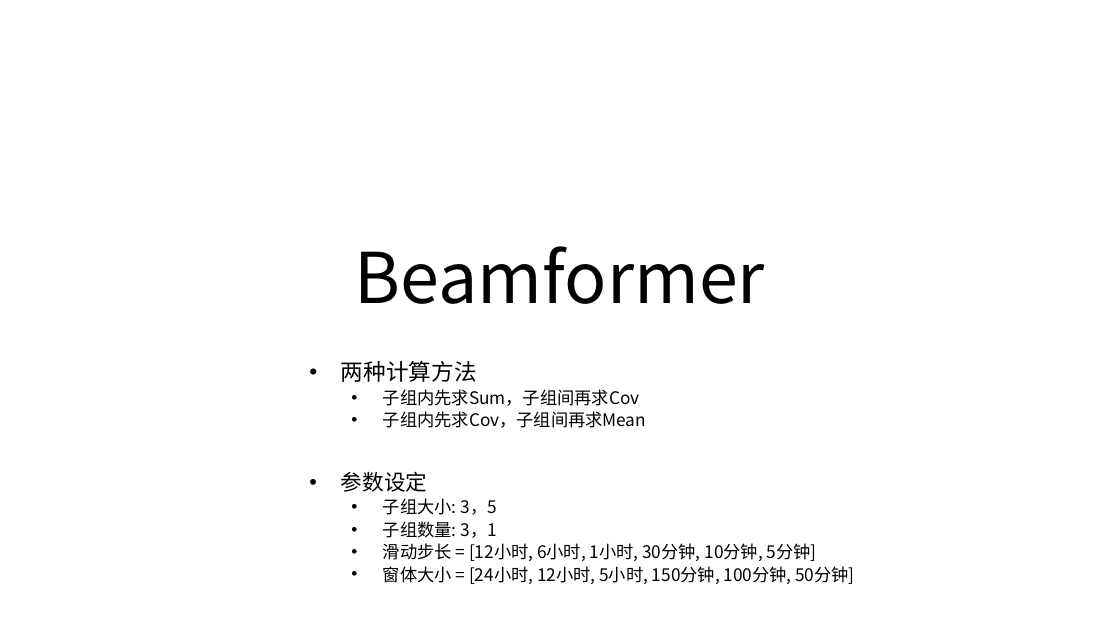
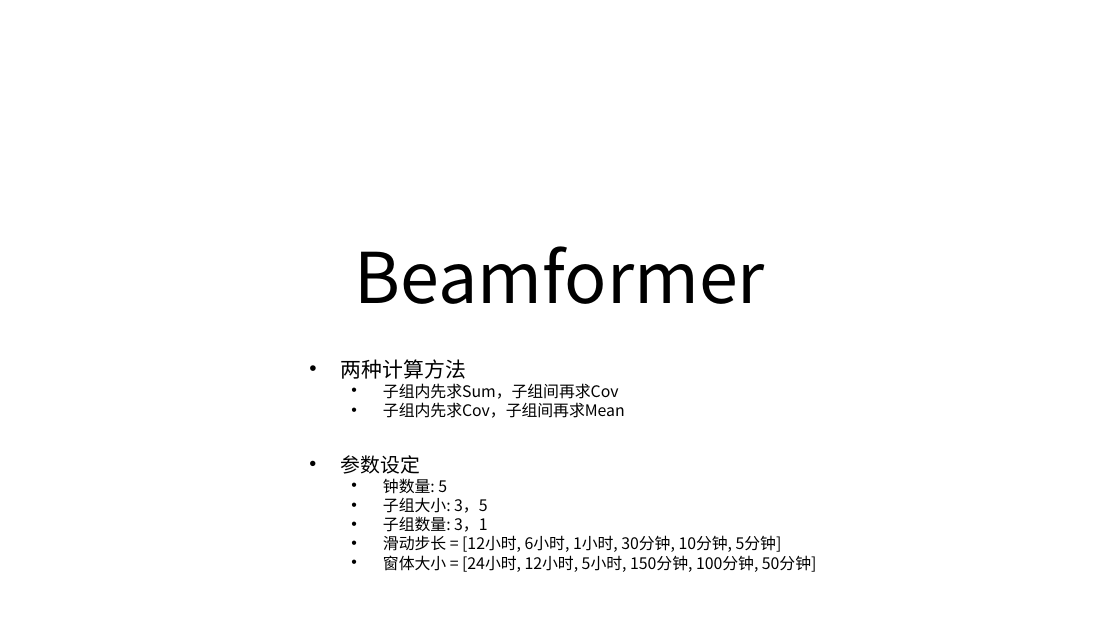
Before and after one commit to mochiliu3000/beamformer, a slide deck: slide 1 of flow-chart.pptx. Drawn at 1120x630 pixels with LibreOffice and Linux fonts; fonts in the diff are those of the drawing. Boxes give left, top, right and bottom in pixels: in the first picture for what was removed or moved away, otherwise in the second. Text is boxed around its words. In the diff, an @@ line names an element or a change of style, - is before the commit and + after.

```diff
--- a/flow-chart.pptx
+++ b/flow-chart.pptx
@@ subtitle at (341, 359, 817, 572): size 19.4 to 17.9 pt in "两种计算方法"; size 14.8 to 13.6 pt in "子组内先求Sum，子组间再求Cov", "子组内先求Cov，子组间再求Mean", "子组大小: 3，5", "子组数量: 3，1" and 2 more places; size 18.5 to 17 pt in "参数设定"; line spacing 0.8 to 0.7 @@
@@ subtitle at (383, 478, 447, 494): paragraph added @@
+  • 钟数量: 5
```
Also in this commit, not shown: 1 other file.
